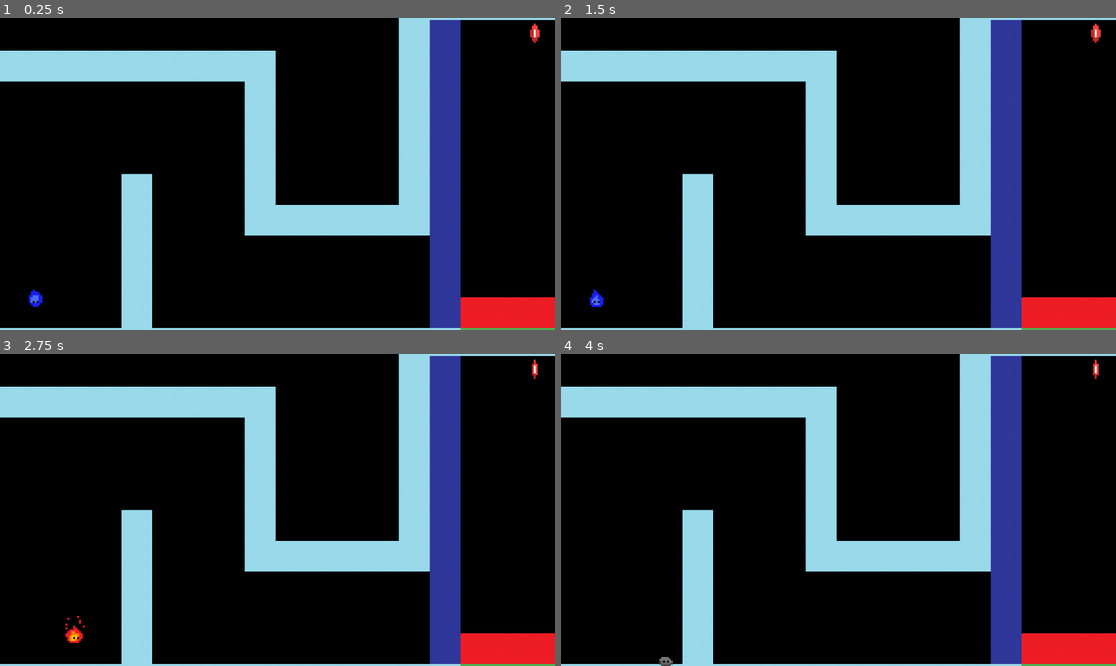
Above: before the commit, frames 1-4 (two rows, left to right).
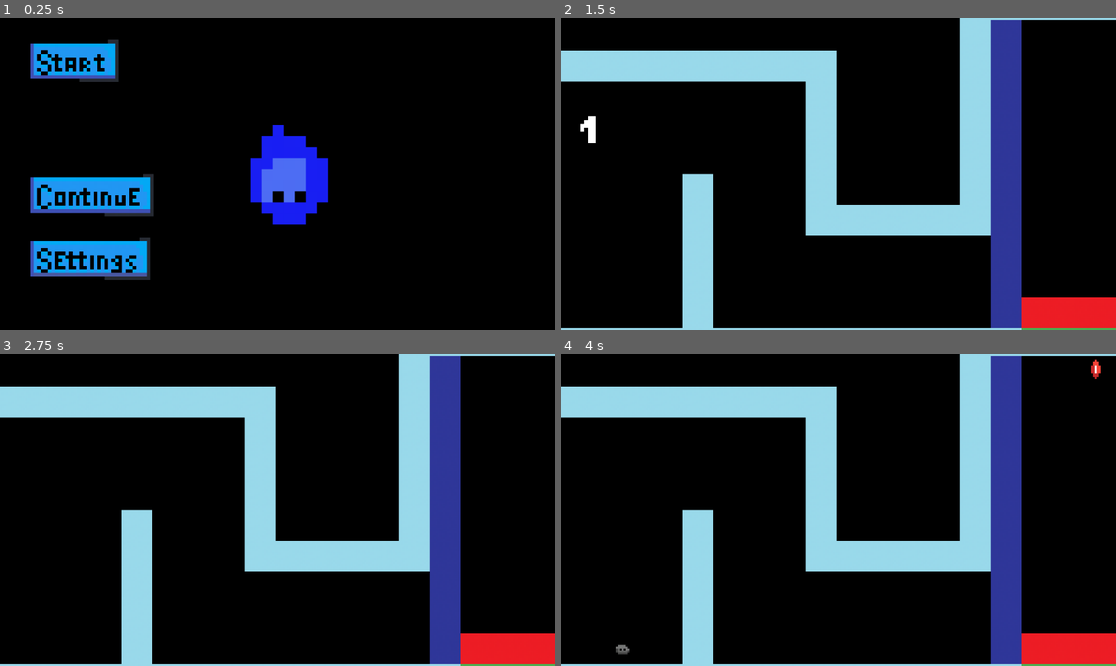
Above: after the commit, the same moments.

Repository: dantee-e/PirateGameJam
Game: Godot game, scene res://scenes/main_scene.tscn
Same seed, same stepped clock (60 frames per second), same inputs: the game is played once before the commit and once after it. Before the commit the project starts from res://scenes/game.tscn.
Inputs (mouse positions are in pixels of both pictures, inside the frame that each line leads up to):
- Up to frame 1 (0.25 s): no input
- Up to frame 2 (1.5 s): click (655, 261) at 0.52 s; click (638, 64) at 1.27 s
- Up to frame 3 (2.75 s): hold D (turn_right) from 2.03 s (still down); tap C (change_element) at 2.1 s
- Up to frame 4 (4 s): release D (turn_right) at 2.78 s; hold S (back) 2.78-3.53 s; tap W (front) at 2.85 s; hold D (turn_right) from 3.53 s (still down); tap C (change_element) at 3.6 s

The runs differ from the first frame. In frame 1, 30% of the frame differs, in the area x 0-100%, y 0-100%; in frame 2, 0.3%; in frame 3, 0.2%; in frame 4, 0.2%.

Commit message:
menu semi implementado mas falta um botao pra tutorial

Diff:
--- a/scenes/game.tscn
+++ b/Levels/level1.tscn
@@ -1,17 +1,17 @@
-[gd_scene load_steps=16 format=3 uid="uid://gfkqmph6e0ex"]
-
-[ext_resource type="PackedScene" uid="uid://btfv2dsqrtbfi" path="res://scenes/player.tscn" id="1_e3tw1"]
-[ext_resource type="Script" path="res://scripts/game_manager.gd" id="1_og0dv"]
-[ext_resource type="Script" path="res://scripts/player.gd" id="2_ittpi"]
-[ext_resource type="Texture2D" uid="uid://cg7nfcoy47cku" path="res://assets/tiles/tileset_barreiras.png" id="4_3igjw"]
-[ext_resource type="AudioStream" uid="uid://birr8j5gi2702" path="res://assets/sounds/water.wav" id="5_t40j8"]
-[ext_resource type="Texture2D" uid="uid://dp52cds1sxjlp" path="res://assets/tiles/checkpoint_tile.png" id="5_y0y3h"]
-[ext_resource type="AudioStream" uid="uid://bjdwpoxmvkus7" path="res://assets/sounds/fire.wav" id="6_ifjsr"]
-[ext_resource type="PackedScene" uid="uid://y1ekjgjl4dql" path="res://scenes/fire_gem.tscn" id="7_712tr"]
-[ext_resource type="AudioStream" uid="uid://b3abtneg1wl80" path="res://assets/sounds/wind.wav" id="8_nc5fn"]
+[gd_scene load_steps=19 format=3 uid="uid://gfkqmph6e0ex"]
+
+[ext_resource type="PackedScene" uid="uid://btfv2dsqrtbfi" path="res://scenes/player.tscn" id="2_vuert"]
+[ext_resource type="Script" path="res://scripts/player.gd" id="3_gbik1"]
+[ext_resource type="Texture2D" uid="uid://cg7nfcoy47cku" path="res://assets/tiles/tileset_barreiras.png" id="4_k725s"]
+[ext_resource type="Texture2D" uid="uid://dp52cds1sxjlp" path="res://assets/tiles/checkpoint_tile.png" id="5_a2523"]
+[ext_resource type="PackedScene" uid="uid://y1ekjgjl4dql" path="res://scenes/fire_gem.tscn" id="6_hpoef"]
+[ext_resource type="AudioStream" uid="uid://birr8j5gi2702" path="res://assets/sounds/water.wav" id="7_yuaa2"]
+[ext_resource type="AudioStream" uid="uid://bjdwpoxmvkus7" path="res://assets/sounds/fire.wav" id="8_y6wl2"]
+[ext_resource type="FontFile" uid="uid://qu4rprbv6351" path="res://assets/fonts/PixelOperator8-Bold.ttf" id="9_dmgh3"]
+[ext_resource type="AudioStream" uid="uid://b3abtneg1wl80" path="res://assets/sounds/wind.wav" id="9_r0bir"]
 
 [sub_resource type="TileSetAtlasSource" id="TileSetAtlasSource_5vgwt"]
-texture = ExtResource("4_3igjw")
+texture = ExtResource("4_k725s")
 0:0/0 = 0
 0:0/0/physics_layer_0/linear_velocity = Vector2(0, 0)
 0:0/0/physics_layer_0/angular_velocity = 0.0
@@ -121,22 +121,114 @@
 "lvl2": SubResource("Animation_kofyu")
 }
 
-[node name="Game" type="Node2D"]
+[sub_resource type="Animation" id="Animation_bv2la"]
+resource_name = "Start"
+length = 2.0
+tracks/0/type = "bezier"
+tracks/0/imported = false
+tracks/0/enabled = true
+tracks/0/path = NodePath("Label:position:x")
+tracks/0/interp = 1
+tracks/0/loop_wrap = true
+tracks/0/keys = {
+"handle_modes": PackedInt32Array(0, 0),
+"points": PackedFloat32Array(-246, -0.25, 0, 0.25, 0, 195, -0.25, 0, 0.25, 0),
+"times": PackedFloat32Array(0, 1.5)
+}
+tracks/1/type = "bezier"
+tracks/1/imported = false
+tracks/1/enabled = true
+tracks/1/path = NodePath("Label:position:y")
+tracks/1/interp = 1
+tracks/1/loop_wrap = true
+tracks/1/keys = {
+"handle_modes": PackedInt32Array(0, 0),
+"points": PackedFloat32Array(-30, -0.25, 0, 0.25, 0, -30, -0.25, 0, 0.25, 0),
+"times": PackedFloat32Array(0, 1.5)
+}
+tracks/2/type = "value"
+tracks/2/imported = false
+tracks/2/enabled = true
+tracks/2/path = NodePath("Player:position")
+tracks/2/interp = 1
+tracks/2/loop_wrap = true
+tracks/2/keys = {
+"times": PackedFloat32Array(1.5),
+"transitions": PackedFloat32Array(1),
+"update": 0,
+"values": [Vector2(-123, 67)]
+}
+tracks/3/type = "value"
+tracks/3/imported = false
+tracks/3/enabled = true
+tracks/3/path = NodePath("Player:visible")
+tracks/3/interp = 1
+tracks/3/loop_wrap = true
+tracks/3/keys = {
+"times": PackedFloat32Array(0, 1.5),
+"transitions": PackedFloat32Array(1, 1),
+"update": 1,
+"values": [false, true]
+}
+tracks/4/type = "value"
+tracks/4/imported = false
+tracks/4/enabled = true
+tracks/4/path = NodePath("FireGem:visible")
+tracks/4/interp = 1
+tracks/4/loop_wrap = true
+tracks/4/keys = {
+"times": PackedFloat32Array(0, 1.5),
+"transitions": PackedFloat32Array(1, 1),
+"update": 1,
+"values": [false, true]
+}
+
+[sub_resource type="Animation" id="Animation_jdc3h"]
+length = 0.001
+tracks/0/type = "bezier"
+tracks/0/imported = false
+tracks/0/enabled = true
+tracks/0/path = NodePath("Label:position:x")
+tracks/0/interp = 1
+tracks/0/loop_wrap = true
+tracks/0/keys = {
+"handle_modes": PackedInt32Array(0),
+"points": PackedFloat32Array(-246, -0.25, 0, 0.25, 0),
+"times": PackedFloat32Array(0)
+}
+tracks/1/type = "bezier"
+tracks/1/imported = false
+tracks/1/enabled = true
+tracks/1/path = NodePath("Label:position:y")
+tracks/1/interp = 1
+tracks/1/loop_wrap = true
+tracks/1/keys = {
+"handle_modes": PackedInt32Array(0),
+"points": PackedFloat32Array(-30, -0.25, 0, 0.25, 0),
+"times": PackedFloat32Array(0)
+}
+
+[sub_resource type="AnimationLibrary" id="AnimationLibrary_0imsg"]
+_data = {
+"RESET": SubResource("Animation_jdc3h"),
+"Start": SubResource("Animation_bv2la")
+}
+
+[node name="Level 1" type="Node2D"]
 
 [node name="GameManager" type="Node" parent="."]
 unique_name_in_owner = true
-script = ExtResource("1_og0dv")
-
-[node name="Player" parent="." instance=ExtResource("1_e3tw1")]
+
+[node name="Player" parent="." instance=ExtResource("2_vuert")]
 position = Vector2(-123, 67)
-script = ExtResource("2_ittpi")
+script = ExtResource("3_gbik1")
 
 [node name="TileMap" type="TileMap" parent="."]
 tile_set = SubResource("TileSet_srb1p")
 format = 2
 layer_0/tile_data = PackedInt32Array(393210, 0, 1, 393209, 0, 1, 393208, 0, 1, 393207, 0, 1, 393206, 0, 1, 327670, 0, 1 …(1511 unchanged characters)…
 
-[node name="FireGem" parent="." instance=ExtResource("7_712tr")]
+[node name="FireGem" parent="." instance=ExtResource("6_hpoef")]
 position = Vector2(135, -73)
 
 [node name="Camera2D" type="Camera2D" parent="."]
@@ -165,8 +257,24 @@
 volume_db = -80.0
 
 [node name="AirSounds2D" type="AudioStreamPlayer2D" parent="Sounds"]
-stream = ExtResource("8_nc5fn")
+stream = ExtResource("9_r0bir")
 volume_db = -80.0
 autoplay = true
 
+[node name="Lvl 1" type="Node" parent="."]
+
+[node name="Label" type="Label" parent="."]
+offset_left = -246.0
+offset_top = -30.0
+offset_right = -146.0
+offset_bottom = -7.0
+theme_override_fonts/font = ExtResource("9_dmgh3")
+text = "Level 1"
+
+[node name="AnimationPlayer" type="AnimationPlayer" parent="."]
+libraries = {
+"": SubResource("AnimationLibrary_0imsg")
+}
+autoplay = "Start"
+
 [connection signal="gem_collected" from="FireGem" to="Player" method="_on_fire_gem_gem_collected"]
--- /dev/null
+++ b/main_scene.gd
@@ -0,0 +1,29 @@
+extends Node
+
+@onready var menu = $Menu
+@onready var hud = $HUD
+@onready var main_2d = $Main2D
+
+
+var level_instance
+
+func _ready():
+	Global.main_scene = self
+
+
+func unload_level():
+	if (is_instance_valid(level_instance)):
+		level_instance.queue_free()
+	level_instance = null
+
+func load_level(level_name : String):
+	unload_level()
+	var level_path = "res://Levels/%s.tscn" %level_name
+	var level_resource = load(level_path)
+	if level_resource:
+		level_instance = level_resource.instantiate()
+		main_2d.add_child(level_instance)
+
+func _on_start_button_pressed():
+	load_level("level1")
+	menu.queue_free()
--- a/project.godot
+++ b/project.godot
@@ -11,10 +11,14 @@
 [application]
 
 config/name="GameJam1"
-run/main_scene="res://scenes/game.tscn"
+run/main_scene="res://scenes/main_scene.tscn"
 config/features=PackedStringArray("4.2", "GL Compatibility")
 boot_splash/bg_color=Color(0, 0, 0, 1)
 config/icon="res://icon.svg"
+
+[autoload]
+
+Global="*res://scripts/global.gd"
 
 [input]
 
--- /dev/null
+++ b/scenes/main_scene.tscn
@@ -0,0 +1,89 @@
+[gd_scene load_steps=15 format=3 uid="uid://deysfbp5dciau"]
+
+[ext_resource type="Script" path="res://main_scene.gd" id="1_2gqeh"]
+[ext_resource type="Texture2D" uid="uid://bistvntuy2ass" path="res://assets/buttons/button_start.png" id="2_5nw5b"]
+[ext_resource type="Script" path="res://scripts/menu.gd" id="2_52ydn"]
+[ext_resource type="Texture2D" uid="uid://dnj3poa5dtw6w" path="res://assets/buttons/button_start_hover.png" id="4_eqslh"]
+[ext_resource type="Texture2D" uid="uid://b56nuauvvowtx" path="res://assets/buttons/button_continue.png" id="5_v1tuq"]
+[ext_resource type="Texture2D" uid="uid://d0vw6wvytcn67" path="res://assets/buttons/button_continue_hover.png" id="6_3onn1"]
+[ext_resource type="Texture2D" uid="uid://dtoqb8oy5l8bx" path="res://assets/guys/water_guy_new_frames.png" id="7_yocyh"]
+[ext_resource type="Texture2D" uid="uid://bfdshtoojdsc2" path="res://assets/buttons/button_settings.png" id="8_fqpdf"]
+[ext_resource type="Texture2D" uid="uid://bmjvhr0qy1ufh" path="res://assets/buttons/button_settings_hover.png" id="9_8bkmq"]
+
+[sub_resource type="AtlasTexture" id="AtlasTexture_pnrdv"]
+atlas = ExtResource("7_yocyh")
+region = Rect2(0, 0, 32, 32)
+
+[sub_resource type="AtlasTexture" id="AtlasTexture_k0xkp"]
+atlas = ExtResource("7_yocyh")
+region = Rect2(32, 0, 32, 32)
+
+[sub_resource type="AtlasTexture" id="AtlasTexture_2tjp2"]
+atlas = ExtResource("7_yocyh")
+region = Rect2(0, 32, 32, 32)
+
+[sub_resource type="AtlasTexture" id="AtlasTexture_vbefk"]
+atlas = ExtResource("7_yocyh")
+region = Rect2(32, 32, 32, 32)
+
+[sub_resource type="SpriteFrames" id="SpriteFrames_mdif4"]
+animations = [{
+"frames": [{
+"duration": 1.0,
+"texture": SubResource("AtlasTexture_pnrdv")
+}, {
+"duration": 1.0,
+"texture": SubResource("AtlasTexture_k0xkp")
+}, {
+"duration": 1.0,
+"texture": SubResource("AtlasTexture_2tjp2")
+}, {
+"duration": 1.0,
+"texture": SubResource("AtlasTexture_vbefk")
+}],
+"loop": true,
+"name": &"default",
+"speed": 5.0
+}]
+
+[node name="MainScene" type="Node"]
+script = ExtResource("1_2gqeh")
+
+[node name="HUD" type="Node" parent="."]
+
+[node name="Menu" type="Node" parent="."]
+script = ExtResource("2_52ydn")
+
+[node name="Camera2D" type="Camera2D" parent="Menu"]
+position = Vector2(72, 39)
+zoom = Vector2(7.335, 7.335)
+
+[node name="StartButton" type="TextureButton" parent="Menu"]
+offset_right = 32.0
+offset_bottom = 16.0
+texture_normal = ExtResource("2_5nw5b")
+texture_hover = ExtResource("4_eqslh")
+
+[node name="ContinueButton" type="TextureButton" parent="Menu"]
+offset_top = 38.0
+offset_right = 40.0
+offset_bottom = 54.0
+texture_normal = ExtResource("5_v1tuq")
+texture_hover = ExtResource("6_3onn1")
+
+[node name="SettingsButton" type="TextureButton" parent="Menu"]
+offset_top = 56.0
+offset_right = 40.0
+offset_bottom = 72.0
+texture_normal = ExtResource("8_fqpdf")
+texture_hover = ExtResource("9_8bkmq")
+
+[node name="AnimatedSprite2D" type="AnimatedSprite2D" parent="Menu"]
+position = Vector2(80, 47)
+scale = Vector2(3.12417, 3.12417)
+sprite_frames = SubResource("SpriteFrames_mdif4")
+autoplay = "default"
+
+[node name="Main2D" type="Node2D" parent="."]
+
+[connection signal="pressed" from="Menu/StartButton" to="." method="_on_start_button_pressed"]
--- a/scenes/player.tscn
+++ b/scenes/player.tscn
@@ -1,6 +1,5 @@
-[gd_scene load_steps=25 format=3 uid="uid://btfv2dsqrtbfi"]
+[gd_scene load_steps=24 format=3 uid="uid://btfv2dsqrtbfi"]
 
-[ext_resource type="Texture2D" uid="uid://bc0lsqyeo1f2j" path="res://assets/guys/water_guy.png" id="1_s8c5j"]
 [ext_resource type="Texture2D" uid="uid://cvinqwxckeqtx" path="res://assets/guys/air_guy_new_frames.png" id="2_lke42"]
 [ext_resource type="Texture2D" uid="uid://boicc51g3lvgl" path="res://assets/guys/fire_guy_new_frames.png" id="2_o7sol"]
 [ext_resource type="Texture2D" uid="uid://dikl0hh0tk22e" path="res://assets/guys/earth_guys_new_frames.png" id="3_k6qs8"]
@@ -161,12 +160,6 @@
 position = Vector2(-1, -1.5)
 shape = SubResource("CircleShape2D_nipr5")
 
-[node name="Sprite2D" type="Sprite2D" parent="."]
-visible = false
-z_index = 5
-scale = Vector2(0.65625, 1)
-texture = ExtResource("1_s8c5j")
-
 [node name="DetectorParedes" type="ShapeCast2D" parent="."]
 shape = SubResource("CircleShape2D_wnsjf")
 target_position = Vector2(0, 0)
--- a/scripts/game_manager.gd
+++ /dev/null
@@ -1,4 +0,0 @@
-extends Node
-
-func change_level(level):
-	pass
--- /dev/null
+++ b/scripts/global.gd
@@ -0,0 +1,4 @@
+extends Node
+
+var main_scene
+var hud
--- /dev/null
+++ b/scripts/menu.gd
@@ -0,0 +1,10 @@
+extends Node
+
+
+
+
+
+
+# Called when the node enters the scene tree for the first time.
+func _ready():
+	pass # Replace with function body.
--- a/scripts/player.gd
+++ b/scripts/player.gd
@@ -146,9 +146,9 @@
 	var cell_coords = tile_map.local_to_map(position)
 	var td = tile_map.get_cell_tile_data(0, cell_coords)
 	if td:
-		var tipo = td.get_custom_data(tipo_tile_custom_data)
-		if tipo == 'checkpoint':
-			game_manager.change_level(current_level+1)
+		if td.get_custom_data(tipo_tile_custom_data) == 'checkpoint':
+			# logica pra mudar de fase
+			pass
 
 
 
Not shown: 2 places in Levels/level1.tscn that only renumber resources
Binary file added: assets/boxy_bold_font_4.png
Not shown, added: assets/boxy_bold_font_4.png.import
Binary file added: assets/buttons/button_continue.png
Not shown, added: assets/buttons/button_continue.png.import
Binary file added: assets/buttons/button_continue_hover.png
Not shown, added: assets/buttons/button_continue_hover.png.import
Binary file added: assets/buttons/button_settings.png
Not shown, added: assets/buttons/button_settings.png.import
Binary file added: assets/buttons/button_settings_hover.png
Not shown, added: assets/buttons/button_settings_hover.png.import
Binary file added: assets/buttons/button_start.png
(and 15 more such lines)
